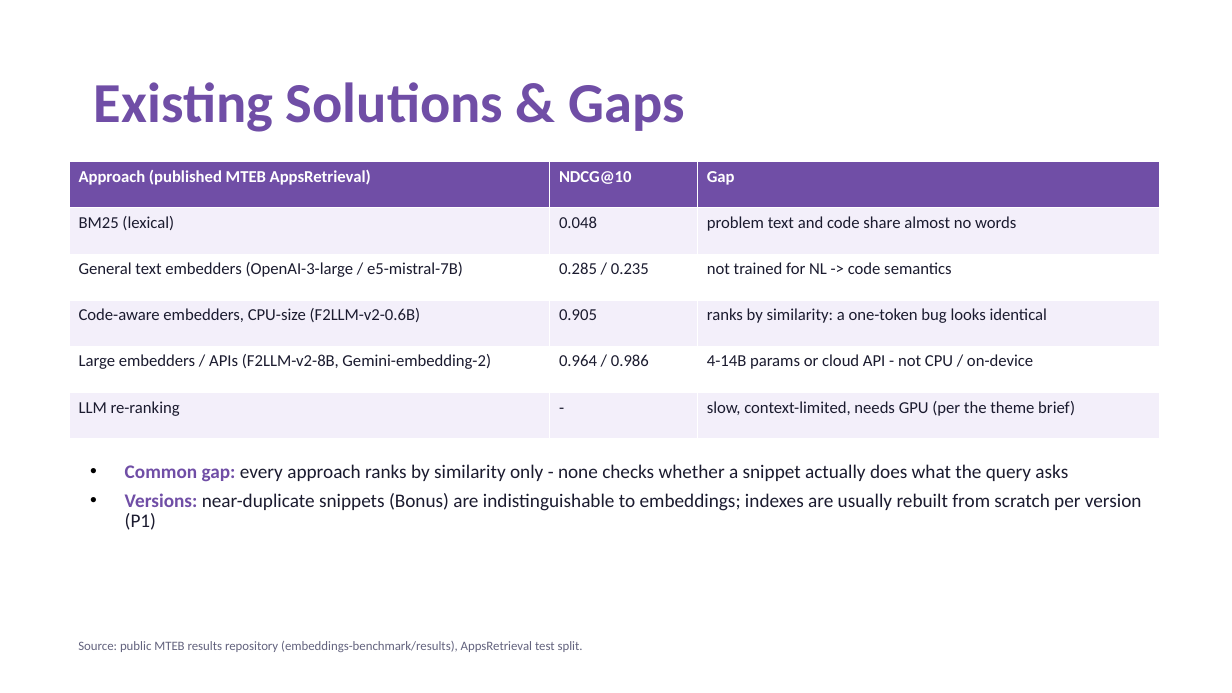
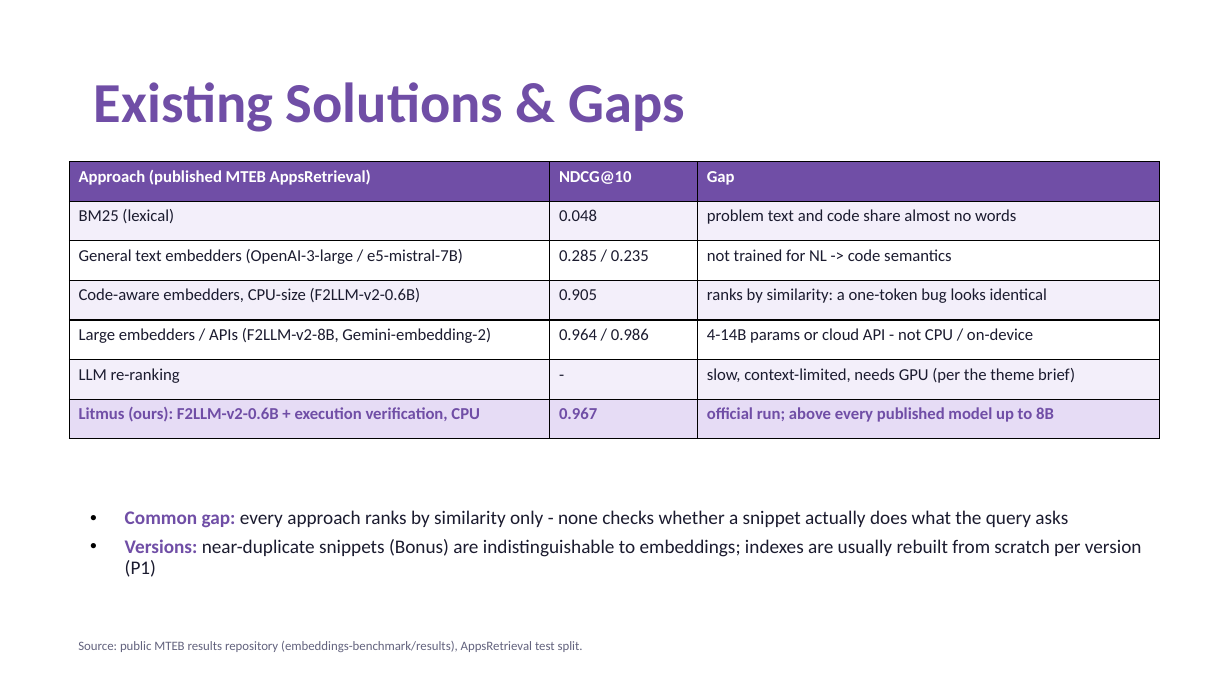
Before and after one commit to kanika190905/litmus, a slide deck: slide 3 of presentation/Litmus_PRISM_Submission.pptx. Drawn at 1232x693 pixels with LibreOffice and Linux fonts; fonts in the diff are those of the drawing. Boxes give left, top, right and bottom in pixels: in the first picture for what was removed or moved away, otherwise in the second. Text is boxed around its words. In the diff, an @@ line names an element or a change of style, - is before the commit and + after.

Commit message:
Final submission: official AppsRetrieval results (NDCG@10 0.9669), team details, Kaggle notebook, portability fixes, updated README/PPT/checklist

```diff
--- a/presentation/Litmus_PRISM_Submission.pptx
+++ b/presentation/Litmus_PRISM_Submission.pptx
@@ table at (69, 162, 1160, 439) @@
+row 7: Litmus (ours): F2LLM-v2-0.6B + execution verification, CPU | 0.967 | official run; above every published model up to 8B
@@ text "Common gap: every approach ranks ...": place and size @@
-text "Common gap: every approach ranks ..." at (125, 464, 1142, 530)
+text "Common gap: every approach ranks ..." at (125, 510, 1142, 577)
```
Also in this commit, not shown: 6 other slides changed, 18 other files.
